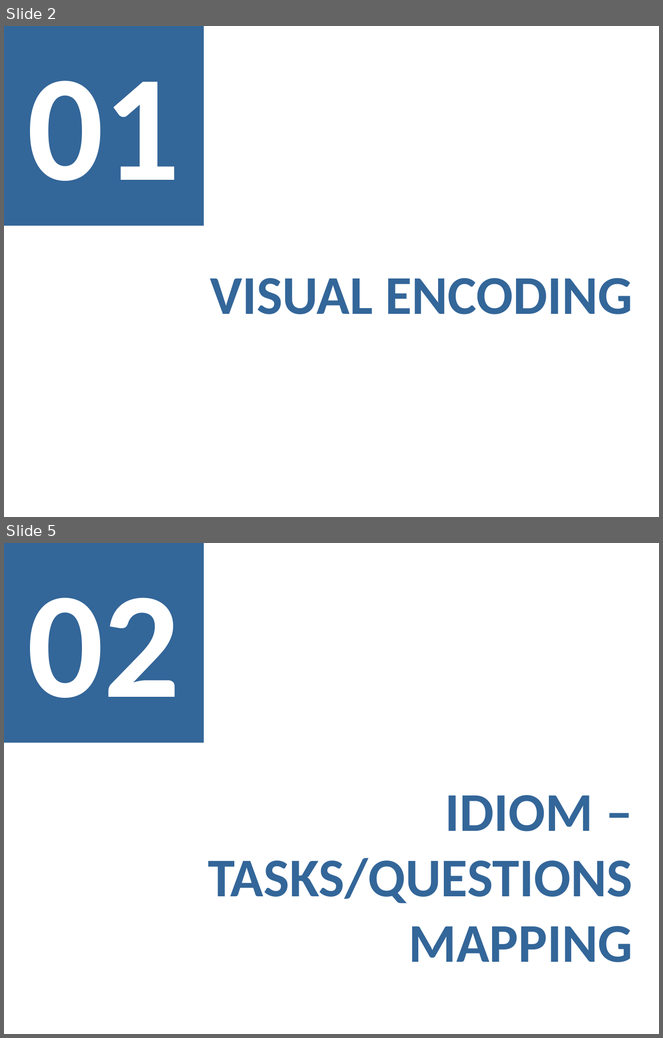
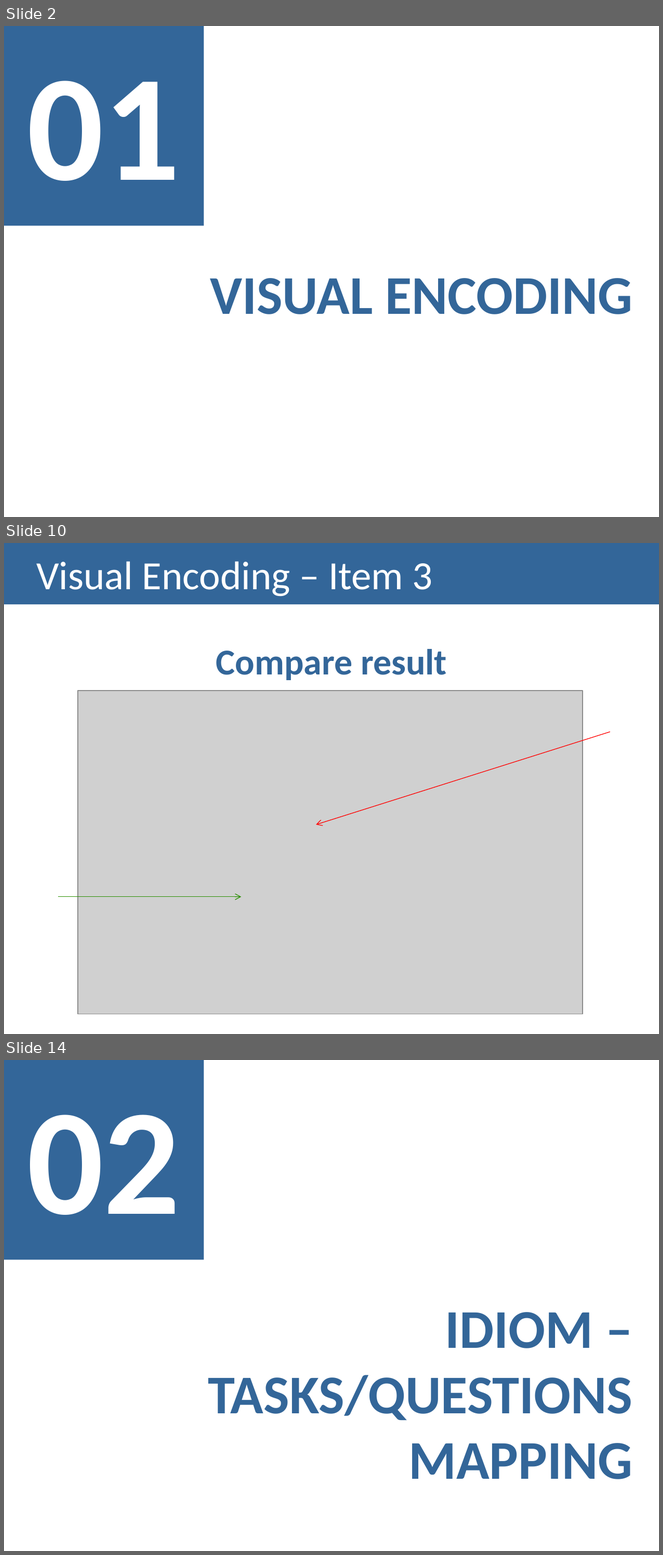
Before and after one commit to carboned4/V_I_2015_1, a slide deck: checkpoint3/G01A - Presentation 3.pptx. Shown one above the other, each under a label of ours: slides 2 and 5 before the commit, slides 2, 10 and 14 after it; the slides between them are not shown. The pictures are 663x1038 and 663x1555 pixels, drawn with LibreOffice and Linux fonts; fonts in the diff are those of the drawing; grey boxes stand for pictures. Boxes give left, top, right and bottom in pixels: in the first picture for what was removed or moved away, otherwise in the second. Text is boxed around its words. In the diff, an @@ line names an element or a change of style, - is before the commit and + after.

```diff
--- a/checkpoint3/G01A - Presentation 3.pptx
+++ b/checkpoint3/G01A - Presentation 3.pptx
@@ slide 10 added at <box>4,543,659,1034</box>, background #FFFFFF @@
@@ title added at <box>4,543,659,604</box>, fill #336699, 44 pt, text #FFFFFF @@
+Visual Encoding – Item 3
@@ text added at <box>216,649,447,680</box>, 40 pt, text #336699, bold @@
+Compare result
@@ picture added at <box>78,691,583,1014</box> @@
@@ arrow added from (610, 732) to (316, 825), #FF0000 0.75 pt @@
@@ arrow added from (59, 897) to (241, 897), #299000 0.75 pt @@
@@ what was slide 5 is now slide 14 @@
```
Also in this commit, not shown: 2 slides changed, 8 other slides added.
